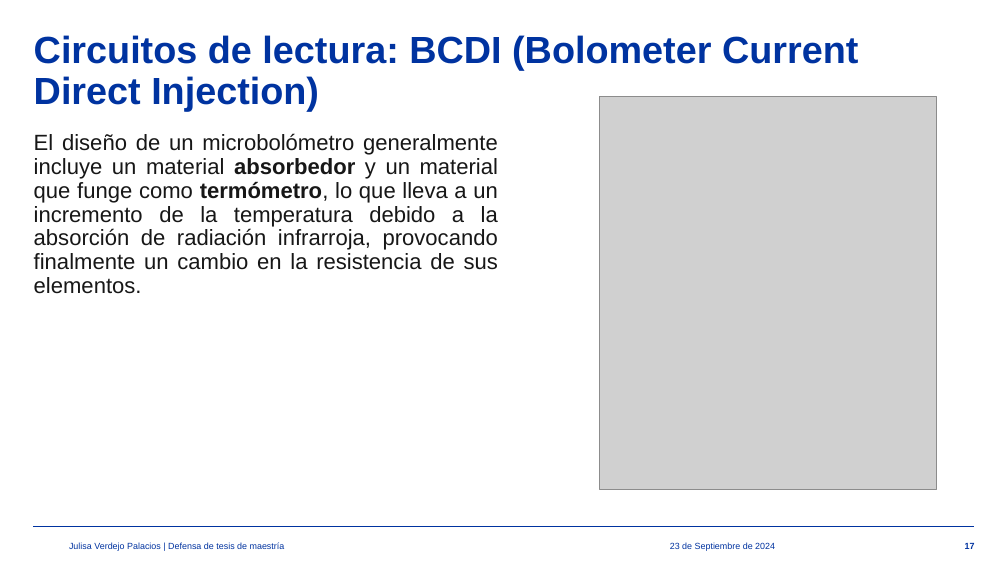
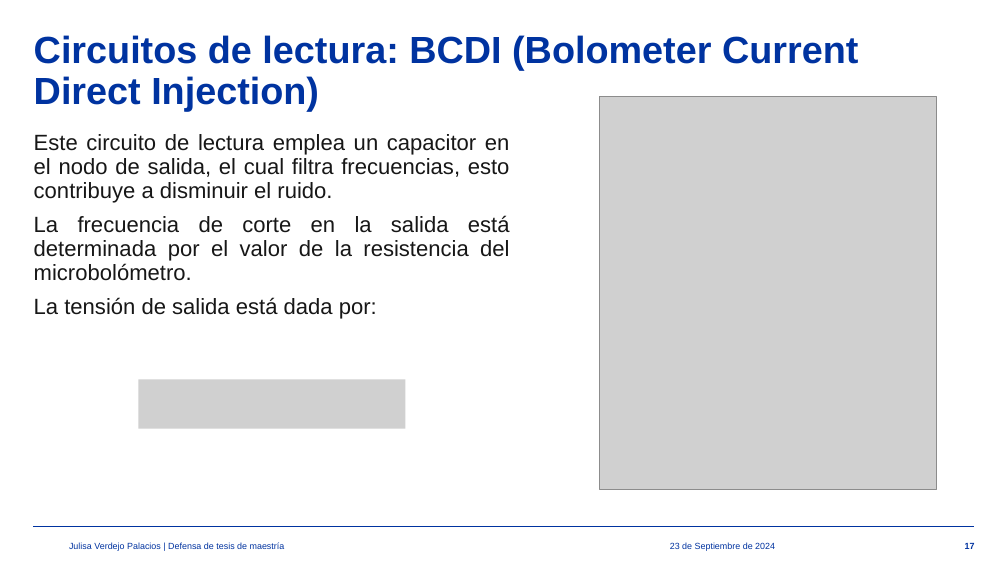
Before and after one commit to julisaverdejo/tesis_maestria, a slide deck: slide 17 of presentacion/presentacion_maestria.pptx. Drawn at 1008x567 pixels with LibreOffice and Linux fonts; fonts in the diff are those of the drawing; grey boxes stand for pictures; background and template pictures are left out. Boxes give left, top, right and bottom in pixels: in the first picture for what was removed or moved away, otherwise in the second. Text is boxed around its words. In the diff, an @@ line names an element or a change of style, - is before the commit and + after.

```diff
--- a/presentacion/presentacion_maestria.pptx
+++ b/presentacion/presentacion_maestria.pptx
@@ text at [34, 134, 510, 319]: text changed @@
-El diseño de un microbolómetro generalmente incluye un material absorbedor y un material que funge como termómetro, lo que lleva a un incremento de la temperatura debido a la absorción de radiación infrarroja, provocando finalmente un cambio en la resistencia de sus elementos.
+Este circuito de lectura emplea un capacitor en el nodo de salida, el cual filtra frecuencias, esto contribuye a disminuir el ruido.
+La frecuencia de corte en la salida está determinada por el valor de la resistencia del microbolómetro.
+La tensión de salida está dada por:
@@ picture added at [138, 380, 405, 429] @@
```
Also in this commit, not shown: 11 other slides changed, 3 other files.
